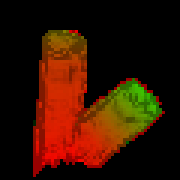
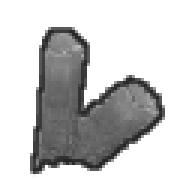
Revision of a layered (180, 180) image; what changed, layer by layer:
showed "outline", painted on it over [30, 27, 165, 174]
showed "Pasted Layer" over [33, 30, 165, 177]
hid "mask-reflection" over [33, 30, 165, 177]
hid "mask-COLOR-1" over [33, 30, 162, 165]
hid "mask-COLOR-2" over [33, 30, 165, 177]
hid "mask-BG" over [0, 0, 180, 180]
